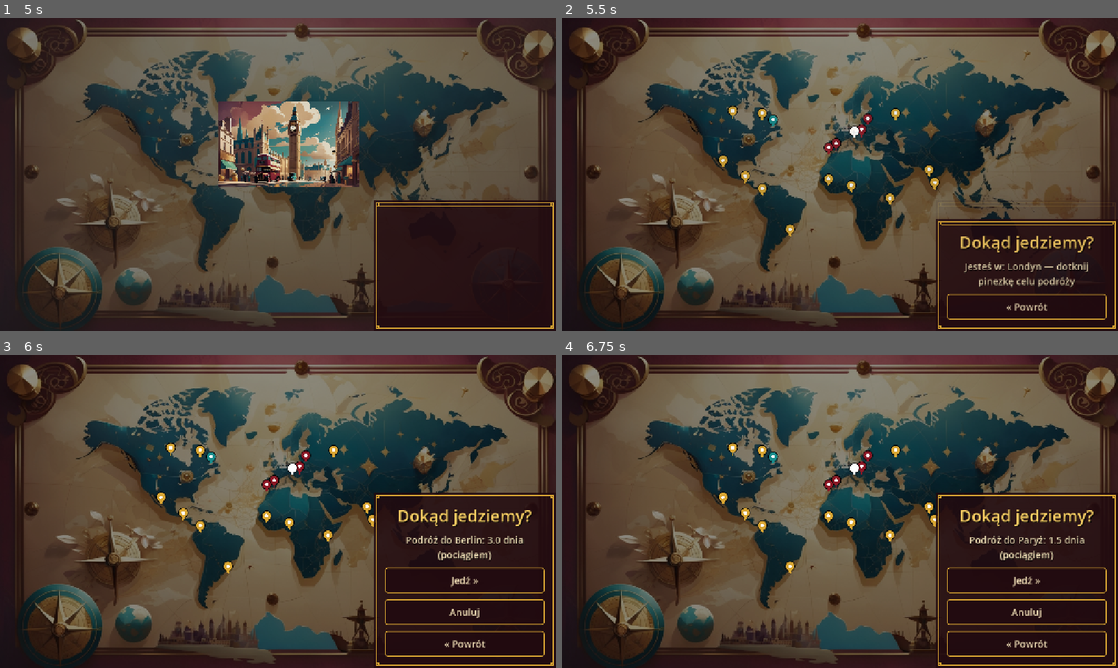
Above: before the commit, frames 1-4 (two rows, left to right).
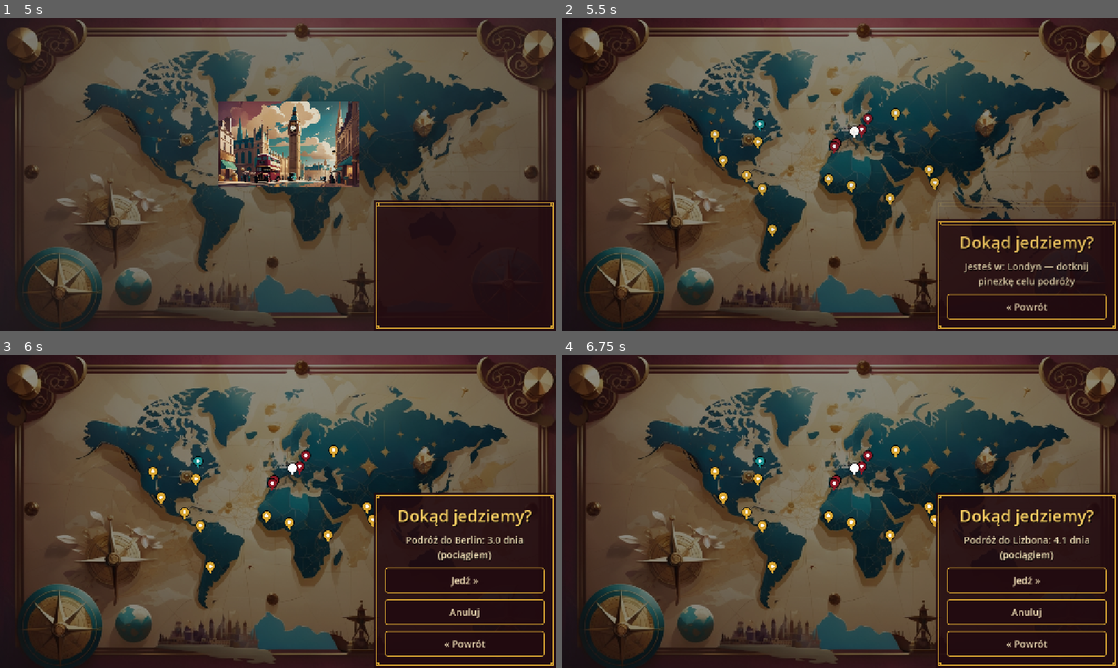
Above: after the commit, the same moments.

Repository: cinekm20/the-forger-retro-tycoon
Game: Godot game, scene res://scenes/main_menu/MainMenu.tscn
Two runs of this game, one before a commit and one after it. Both use one fixed random seed, a clock stepped at 60 frames per second and the inputs below.
Inputs (mouse positions are in pixels of both pictures, inside the frame that each line leads up to):
- Up to frame 1 (5 s): click "1" at 0.5 s; click "Tryb łatwy (15/40 obrazów do …" at 1.25 s; click "Nowa gra" at 2 s; click (494, 299) at 2.77 s; type "12" at 2.85 s; click "Rozpocznij grę" at 3.5 s; click "Jedź »" at 4.25 s
- Up to frame 2 (5.5 s): no input
- Up to frame 3 (6 s): click (305, 458) at 5.77 s
- Up to frame 4 (6.75 s): click (834, 483) at 6.52 s

Frame 1 is identical in both runs. In frame 2, 0.5% of the frame differs, in the area x 26-50%, y 28-70%; in frame 3, 0.5%; in frame 4, 0.8%, in the area x 26-95%, y 28-70%.

Commit message:
Popraw pozycje pinezek na mapie świata (Cities.gd MAP_POSITION)
Użytkownik zgłosił zrzutem ekranu z gry, że mimo wcześniejszych poprawek
znaczniki miast dalej lądują w złych miejscach. Programowe próbkowanie
koloru piksela pod każdą współrzędną (skrypt pomocniczy, nie w repo)
ujawniło: new_york/richmond/st_louis wypadały w kanadyjskiej Arktyce
(rozdrobniony archipelag), nie na kontynentalnych Stanach Zjednoczonych;
guatemala i rio lądowały wprost w morzu; lisbon dokładnie na granicy
ląd/morze. Wszystkie cztery przesunięte na zweryfikowany, jednoznaczny
ląd we właściwym miejscu geograficznie. Reszta miast (w tym bombay/
colombo, sprawdzone jako fałszywy alarm — subkontynent indyjski na tej
grafice ma cieplejszy, piaskowy odcień lądu niż reszta mapy) zweryfikowana
jako już poprawna.

Co-Authored-By: Claude Sonnet 5 <noreply@anthropic.com>
Claude-Session: https://claude.ai/code/session_01WjdcGYSPdySvPA6GKCaWaN

Diff:
--- a/game/scripts/autoload/Cities.gd
+++ b/game/scripts/autoload/Cities.gd
@@ -138,11 +138,31 @@
 ## wymagając "głębokiego lądu" (margines koloru ląd/morze dodatni w całym
 ## promieniu ~6px wokół punktu, nie tylko w jednym pikselu), żeby nie trafić
 ## na wąski przesmyk/zatoczkę widoczny dokładnie w tym pasie.
+##
+## Kolejna poprawka (zgłoszenie użytkownika: "już to poprawialiśmy ale nadal
+## nie w tych miejscach są znaczniki", ze zrzutem ekranu z gry): programowe
+## próbkowanie koloru ujawniło, że new_york/richmond/st_louis lądowały w
+## KANADYJSKIEJ ARKTYCE (rozdrobnione wysepki archipelagu widoczne na
+## hub_map.jpg), nie na kontynentalnych Stanach Zjednoczonych — jednolity,
+## niepofragmentowany ląd niżej na tym samym kontynencie (między Arktyką a
+## przesmykiem do Ameryki Środkowej) to faktyczne "USA" na tej grafice.
+## guatemala i rio wypadały wprost w morzu (kolor beżowy, nie ląd) — guatemala
+## przesunięta na wąski, ale jednoznacznie lądowy fragment przesmyku
+## środkowoamerykańskiego kawałek na wschód/południe od poprzedniej pozycji;
+## rio przesunięte w lewo, bo poprzednia pozycja lądowała w otwartym oceanie
+## na wschód od wybrzeża Brazylii. lisbon leżała dokładnie na granicy ląd/
+## morze (część sąsiednich pikseli już w morzu) — przesunięta kawałek w
+## prawo, w głąb lądu. Reszta miast (w tym bombay/colombo) zweryfikowana
+## jako poprawna: subkontynent indyjski na tej konkretnej grafice jest
+## namalowany w cieplejszym, piaskowym odcieniu zamiast niebiesko-turkusowym
+## jak reszta lądów — kolor sam w sobie nie jest tu wiarygodnym testem, liczy
+## się rozpoznawalny kształt kontynentu (zweryfikowane wizualnie, nie tylko
+## programowo).
 const MAP_POSITION := {
 	"berlin": Vector2(0.55, 0.327),
 	"paris": Vector2(0.493, 0.405),
 	"amsterdam": Vector2(0.539, 0.361),
-	"lisbon": Vector2(0.48, 0.42),
+	"lisbon": Vector2(0.49, 0.415),
 	"london": Vector2(0.526, 0.367),
 	"ankara": Vector2(0.60, 0.31),
 	"bombay": Vector2(0.66, 0.49),
@@ -150,13 +170,13 @@
 	"mombasa": Vector2(0.59, 0.58),
 	"duala": Vector2(0.52, 0.54),
 	"abidjan": Vector2(0.48, 0.52),
-	"rio": Vector2(0.41, 0.68),
+	"rio": Vector2(0.378, 0.68),
 	"bogota": Vector2(0.36, 0.55),
-	"guatemala": Vector2(0.33, 0.51),
+	"guatemala": Vector2(0.332, 0.509),
 	"mexico": Vector2(0.29, 0.46),
-	"new_york": Vector2(0.38, 0.33),
-	"richmond": Vector2(0.36, 0.31),
-	"st_louis": Vector2(0.307, 0.302),
+	"new_york": Vector2(0.356, 0.345),
+	"richmond": Vector2(0.352, 0.400),
+	"st_louis": Vector2(0.275, 0.378),
 }
 
 
